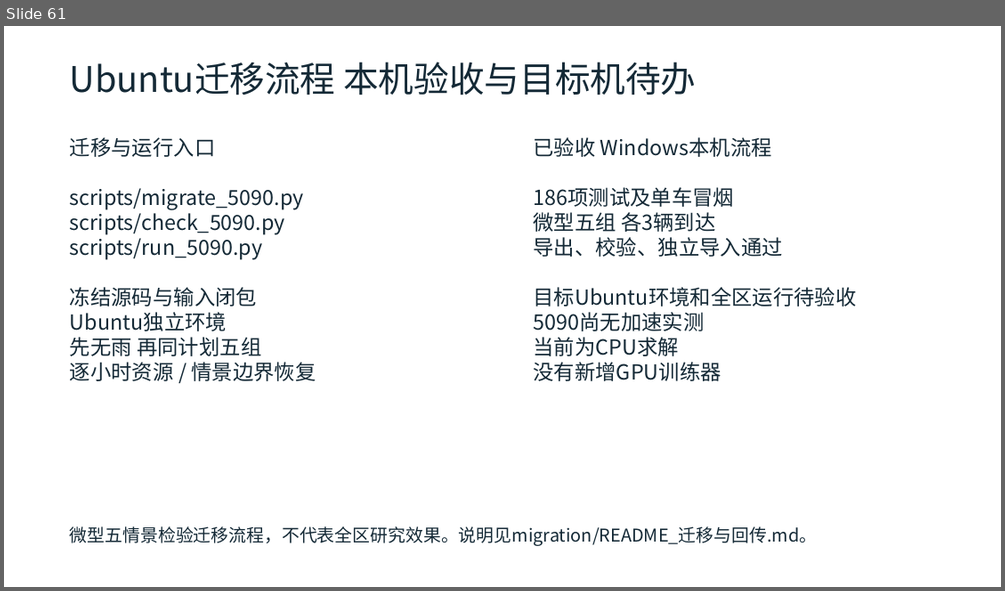
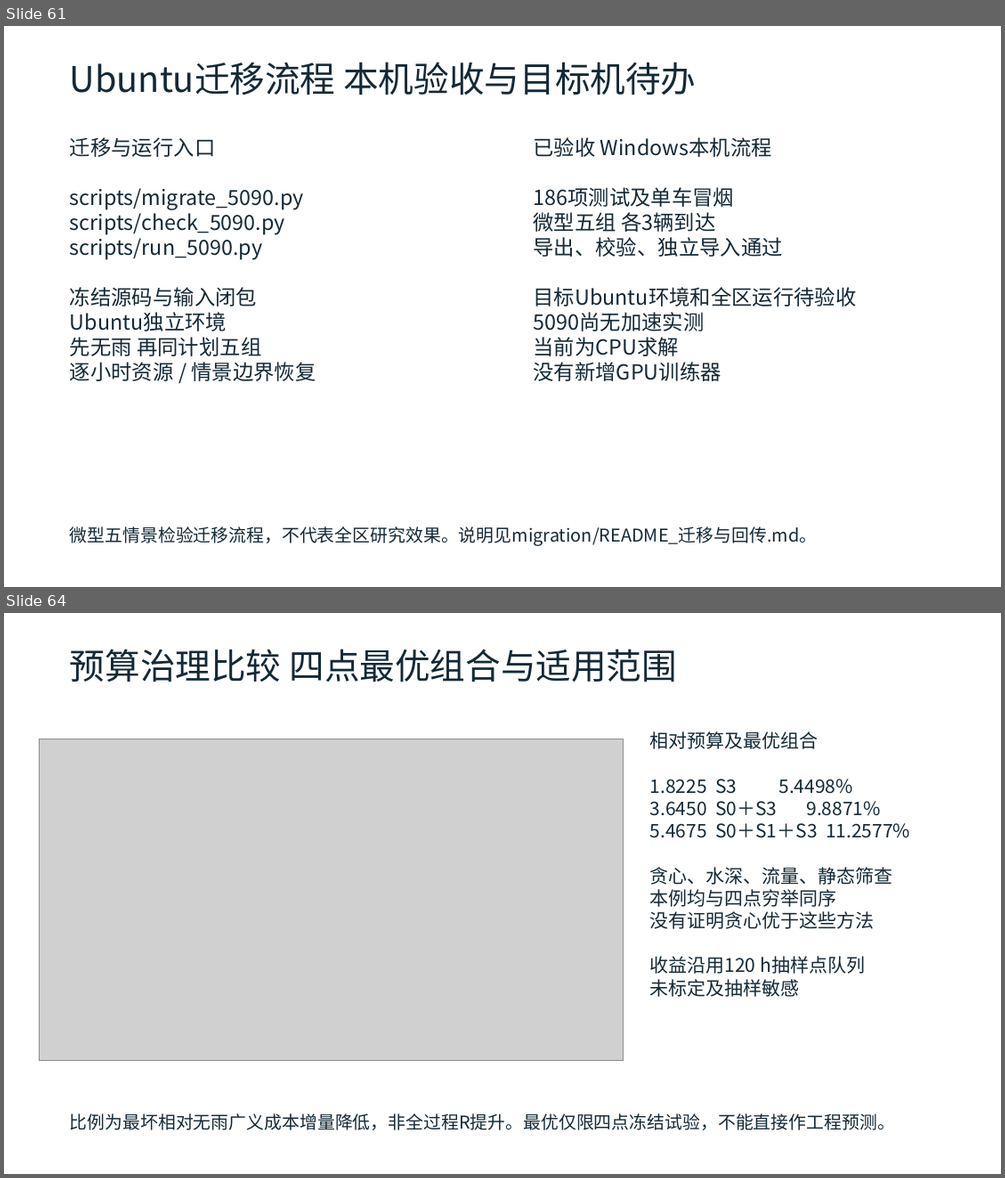
Before and after one commit to zhzhzh666/jiaotong, a slide deck: docs/deliverables/开题与阶段进展汇报.pptx. Shown one above the other, each under a label of ours: slide 61 before the commit, slides 61 and 64 after it; the slides between them are not shown. The pictures are 1005x591 and 1005x1178 pixels, drawn with LibreOffice and Linux fonts; fonts in the diff are those of the drawing; grey boxes stand for pictures. Boxes give left, top, right and bottom in pixels: in the first picture for what was removed or moved away, otherwise in the second. Text is boxed around its words. In the diff, an @@ line names an element or a change of style, - is before the commit and + after.

```diff
--- a/docs/deliverables/开题与阶段进展汇报.pptx
+++ b/docs/deliverables/开题与阶段进展汇报.pptx
@@ slide 64 added at [4, 613, 1001, 1174], background #FFFFFF @@
@@ text added at [70, 649, 677, 682], 34 pt, text #142936 @@
+预算治理比较 四点最优组合与适用范围
@@ picture added at [39, 738, 623, 1060] @@
@@ text added at [650, 731, 910, 997], 18 pt, text #142936 @@
+相对预算及最优组合
+1.8225 S3 5.4498%
+3.6450 S0＋S3 9.8871%
+5.4675 S0＋S1＋S3 11.2577%
+贪心、水深、流量、静态筛查
+本例均与四点穷举同序
+没有证明贪心优于这些方法
+收益沿用120 h抽样点队列
+未标定及抽样敏感
@@ text added at [70, 1113, 895, 1130], 17 pt, text #142936 @@
+比例为最坏相对无雨广义成本增量降低，非全过程R提升。最优仅限四点冻结试验，不能直接作工程预测。
```
Also in this commit, not shown: 8 slides changed, 3 other slides added, 42 other files.
